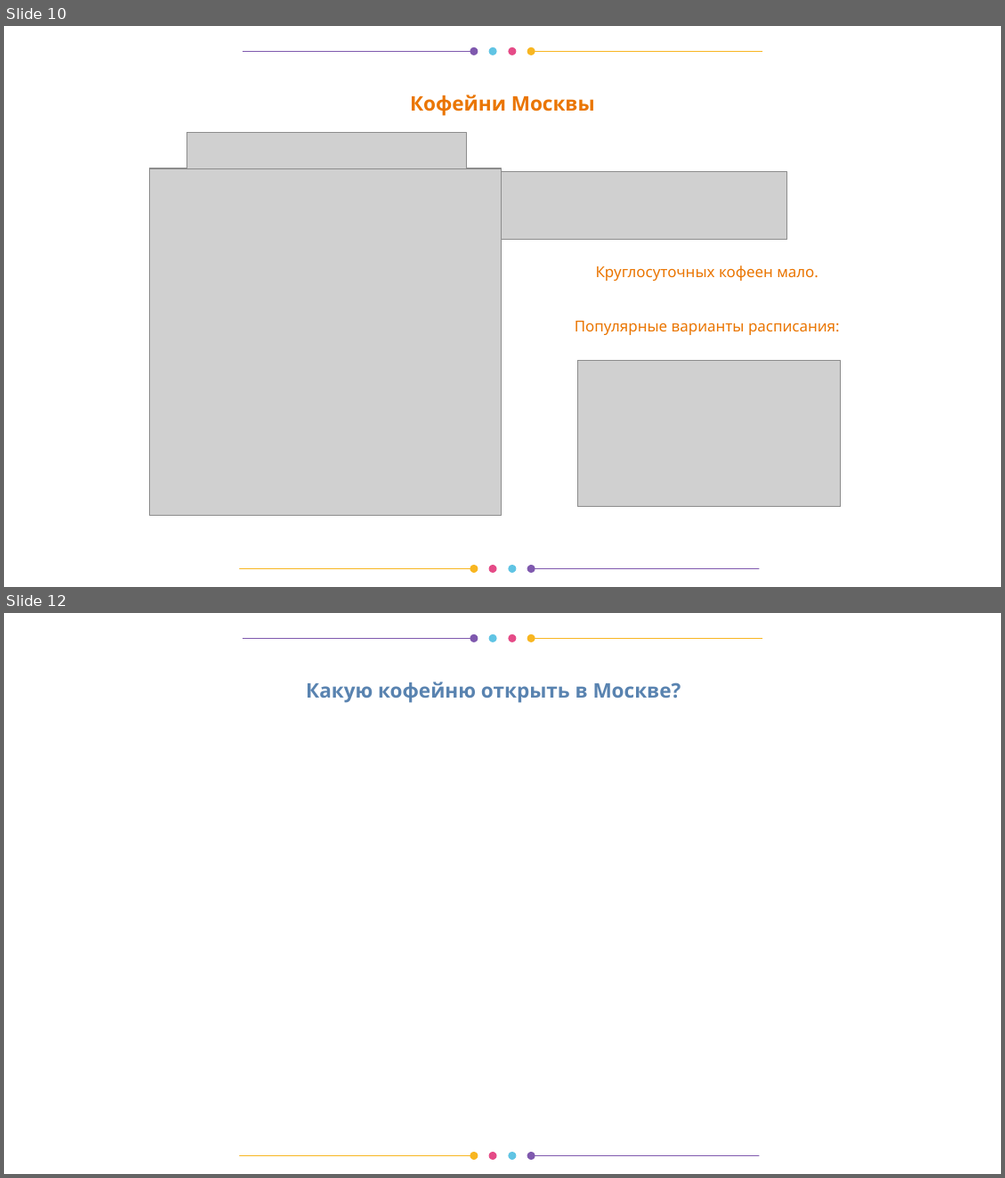
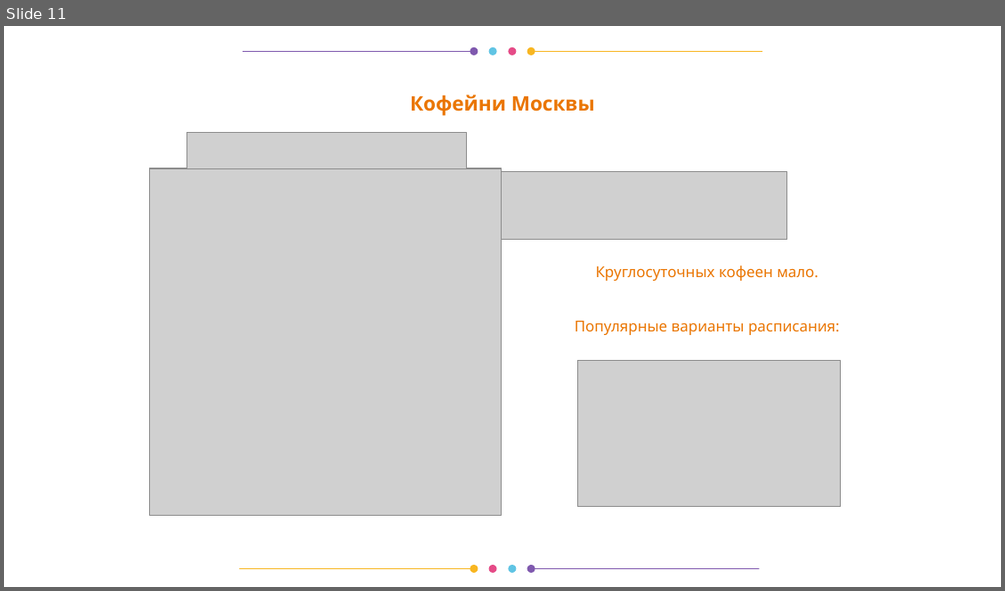
Before and after one commit to okeangel/da_portfolio, a slide deck: practicum/week_21_presentation_catering_in_moscow.odp. Shown one above the other, each under a label of ours: slides 10 and 12 before the commit, slide 11 after it; the slides between them are not shown. The pictures are 1005x1178 and 1005x591 pixels, drawn with LibreOffice and Linux fonts; fonts in the diff are those of the drawing; grey boxes stand for pictures. Boxes give left, top, right and bottom in pixels: in the first picture for what was removed or moved away, otherwise in the second. Text is boxed around its words. In the diff, an @@ line names an element or a change of style, - is before the commit and + after.

```diff
--- a/practicum/week_21_presentation_catering_in_moscow.odp
+++ b/practicum/week_21_presentation_catering_in_moscow.odp
@@ slide 12 removed at bbox=[4, 613, 1001, 1174], background #FFFFFF; not listed: 12 template elements that a slide beside it also shows @@
@@ title removed at bbox=[306, 682, 681, 703] @@
-Какую кофейню открыть в Москве?
@@ what was slide 10 is now slide 11 @@
```
Also in this commit, not shown: 4 slides changed, 2 slides added, 1 other slide removed, 1 other file.
